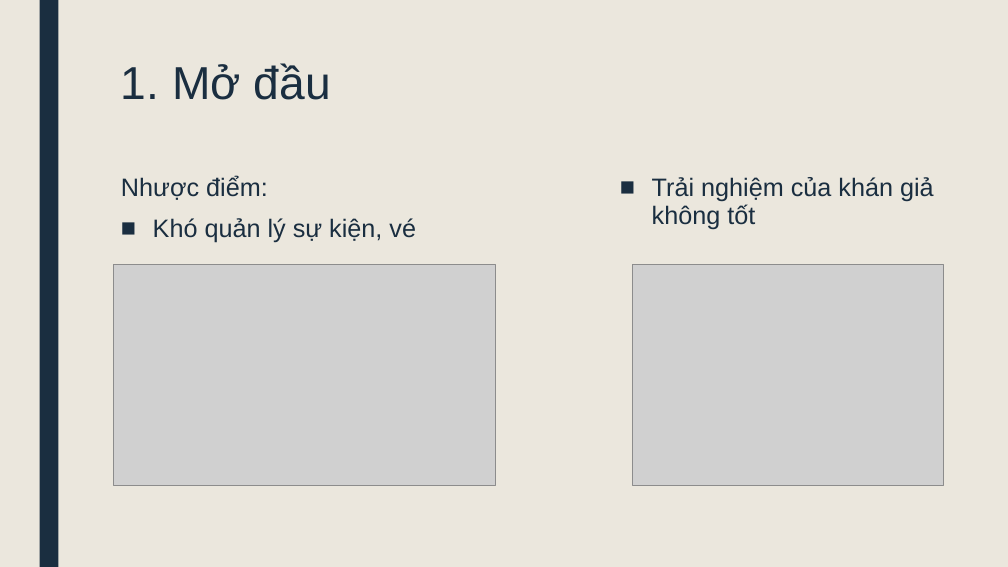
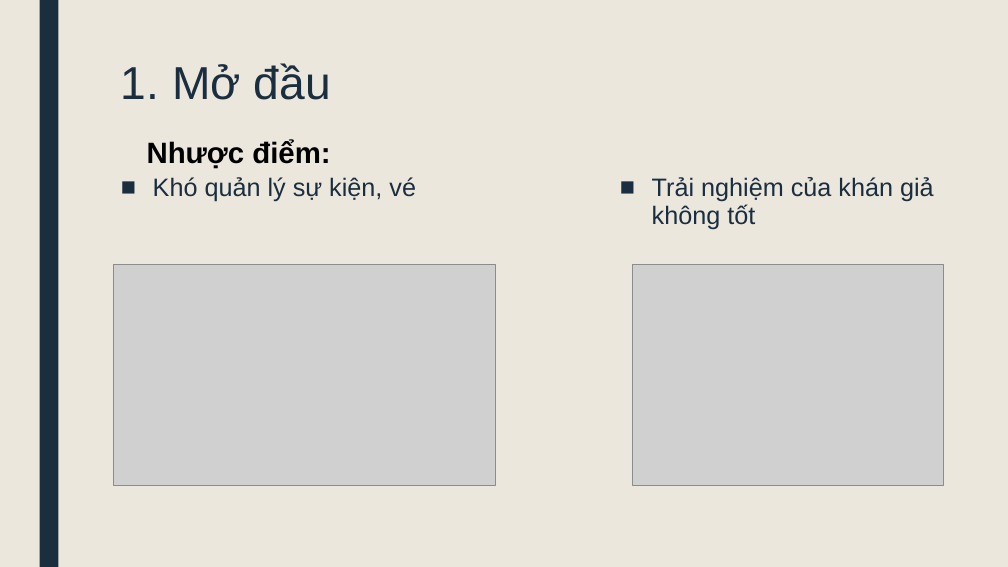
Before and after one commit to khuyen123/DoAnTotNghiep, a slide deck: slide 4 of Word/PhamKhuyen_Slide.pptx. Drawn at 1008x567 pixels with LibreOffice and Linux fonts; fonts in the diff are those of the drawing; grey boxes stand for pictures. Boxes give left, top, right and bottom in pixels: in the first picture for what was removed or moved away, otherwise in the second. Text is boxed around its words. In the diff, an @@ line names an element or a change of style, - is before the commit and + after.

```diff
--- a/Word/PhamKhuyen_Slide.pptx
+++ b/Word/PhamKhuyen_Slide.pptx
@@ text added at (x1=147, y1=140, x2=330, y2=169), 28 pt, text #000000, bold @@
+Nhược điểm:
@@ text at (x1=121, y1=176, x2=268, y2=200): paragraph removed @@
-Nhược điểm:
```
Also in this commit, not shown: 16 other files.
